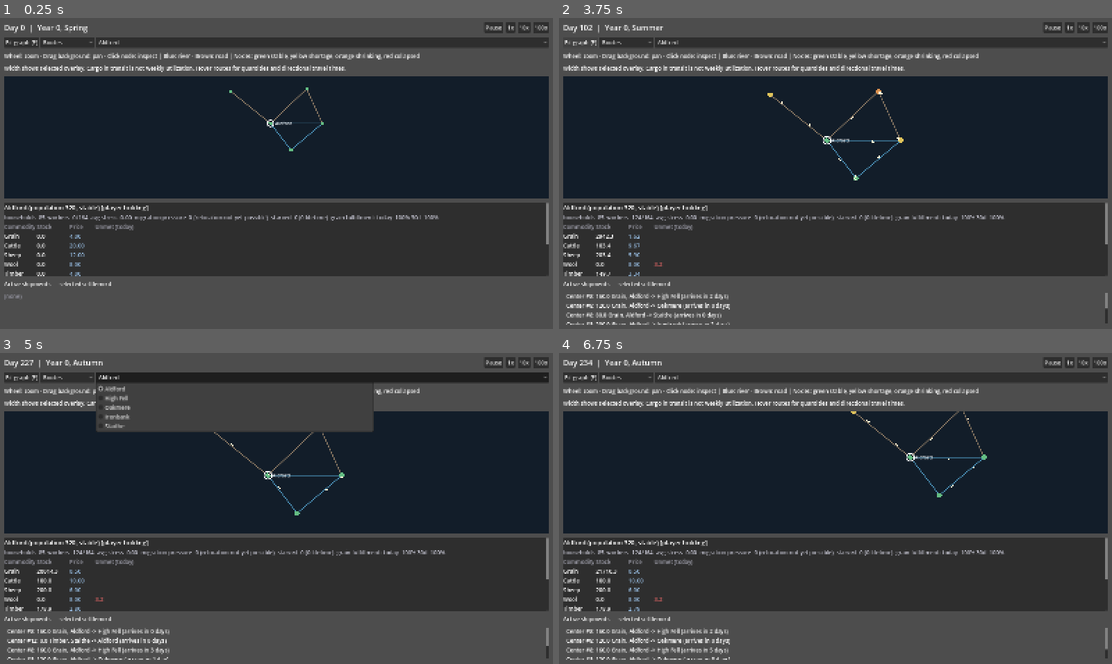
Above: before the commit, frames 1-4 (two rows, left to right).
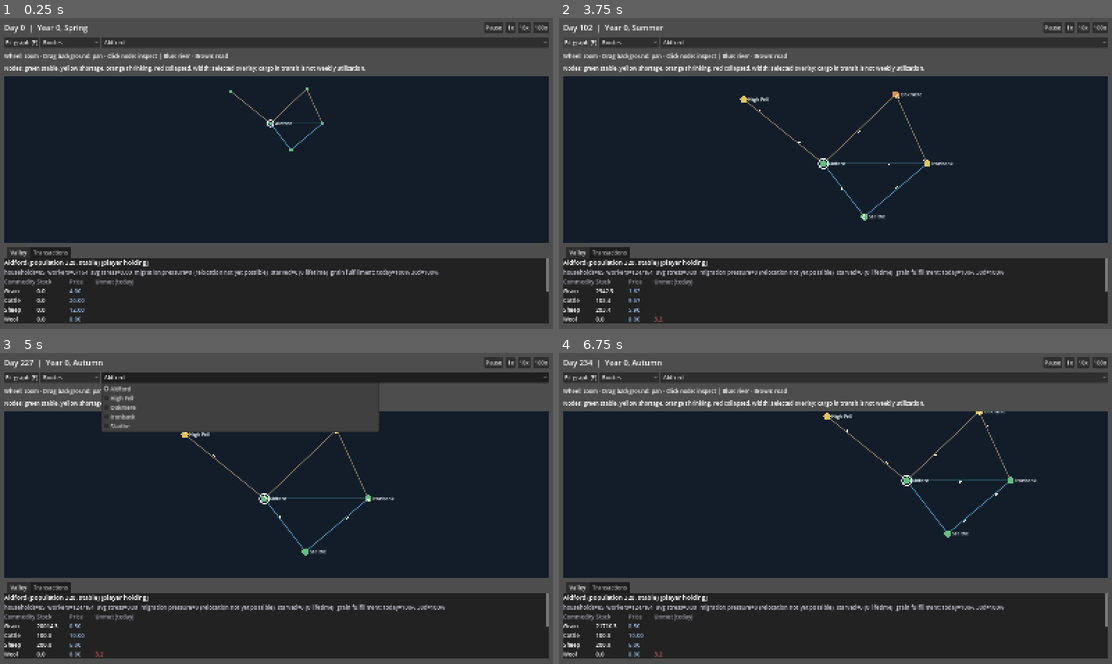
Above: after the commit, the same moments.

Repository: forsman5/sitka
Game: Godot game, scene res://scenes/sim/dashboard.tscn
The game is run twice, just before and just after one commit, with the same random seed, the same clock (stepped at 60 frames per second) and the same inputs. This scene is started directly instead of the project's main scene.
Inputs (mouse positions are in pixels of both pictures, inside the frame that each line leads up to):
- Up to frame 1 (0.25 s): no input
- Up to frame 2 (3.75 s): click "Routes" at 0.5 s; click "1x" at 1.25 s; click "10x" at 2 s; click "100x" at 2.75 s; click "Fit graph (F)" at 3.5 s
- Up to frame 3 (5 s): click "Aldford" at 4.25 s
- Up to frame 4 (6.75 s): click "Pause" at 5 s; drag from (835, 471) to (890, 440) at 5.77 s; tap Enter at 6.5 s; drag from (724, 524) to (807, 570) at 6.52 s

The runs differ from the first frame. In frame 1, 36% of the frame differs, in the area x 0-100%, y 6-99%; in frame 2, 37%; in frame 3, 36%; in frame 4, 37%.

Commit message:
Compact dashboard into bottom tabs and add commodity price map mode

Diff:
--- a/scripts/sim/dashboard.gd
+++ b/scripts/sim/dashboard.gd
@@ -28,6 +28,9 @@
 var _day_accumulator: float = 0.0
 var _game_over_shown := false
 
+var _bottom_tabs: TabContainer
+var _commodity_picker: OptionButton
+var _map_legend: Label
 var _time_label: Label
 var _game_over_label: Label
 var _route_map: RouteMap
@@ -123,12 +126,23 @@
 	fit.pressed.connect(func() -> void: _route_map.fit_graph())
 	map_tools.add_child(fit)
 	var overlay := OptionButton.new()
-	for title in ["Routes", "Weekly capacity", "Cargo in transit"]:
+	for title in ["Routes", "Weekly capacity", "Cargo in transit", "Commodity prices"]:
 		overlay.add_item(title)
 	overlay.item_selected.connect(func(index: int) -> void:
 		_route_map.overlay = index
+		_commodity_picker.visible = index == 3
+		_update_map_legend()
 		_route_map.queue_redraw())
 	map_tools.add_child(overlay)
+	_commodity_picker = OptionButton.new()
+	for c in Commodity.ALL:
+		_commodity_picker.add_item(Commodity.name_of(c), c)
+	_commodity_picker.visible = false
+	_commodity_picker.item_selected.connect(func(index: int) -> void:
+		_route_map.price_commodity = _commodity_picker.get_item_id(index)
+		_route_map.refresh_prices()
+		_update_map_legend())
+	map_tools.add_child(_commodity_picker)
 	_settlement_picker = OptionButton.new()
 	_settlement_picker.size_flags_horizontal = Control.SIZE_EXPAND_FILL
 	for sid in _simulation.get_settlement_ids():
@@ -137,13 +151,13 @@
 		_select_settlement(_settlement_picker.get_item_id(index)))
 	map_tools.add_child(_settlement_picker)
 	var help := Label.new()
-	help.text = "Wheel: zoom · Drag background: pan · Click node: inspect | Blue: river · Brown: road | Nodes: green stable, yellow shortage, orange shrinking, red collapsed"
+	help.text = "Wheel: zoom · Drag background: pan · Click node: inspect | Blue: river · Brown: road"
 	help.autowrap_mode = TextServer.AUTOWRAP_WORD_SMART
 	vbox.add_child(help)
-	var legend := Label.new()
-	legend.text = "Width shows selected overlay. Cargo in transit is not weekly utilization. Hover routes for quantities and directional travel times."
-	legend.autowrap_mode = TextServer.AUTOWRAP_WORD_SMART
-	vbox.add_child(legend)
+	_map_legend = Label.new()
+	_map_legend.text = "Width shows selected overlay. Cargo in transit is not weekly utilization. Hover routes for quantities and directional travel times."
+	_map_legend.autowrap_mode = TextServer.AUTOWRAP_WORD_SMART
+	vbox.add_child(_map_legend)
 
 	_route_map = RouteMap.new()
 	_route_map.simulation = _simulation
@@ -154,9 +168,13 @@
 	_route_map.size_flags_horizontal = Control.SIZE_EXPAND_FILL
 	vbox.add_child(_route_map)
 
+	_bottom_tabs = TabContainer.new()
+	_bottom_tabs.custom_minimum_size = Vector2(0, 220)
+	_bottom_tabs.size_flags_vertical = Control.SIZE_FILL
+	vbox.add_child(_bottom_tabs)
 	var scroll := ScrollContainer.new()
-	scroll.custom_minimum_size = Vector2(0, 210)
-	vbox.add_child(scroll)
+	scroll.name = "Valley"
+	_bottom_tabs.add_child(scroll)
 
 	_settlement_list = VBoxContainer.new()
 	_settlement_list.add_theme_constant_override("separation", 16)
@@ -167,14 +185,10 @@
 	_settlement_rows[_selected_id] = _build_settlement_panel(_settlement_list, _selected_id)
 	_route_map.selected_id = _selected_id
 
-	var shipments_header := Label.new()
-	shipments_header.text = "Active shipments — selected settlement"
-	shipments_header.add_theme_font_size_override("font_size", 16)
-	vbox.add_child(shipments_header)
-
 	var shipments_scroll := ScrollContainer.new()
-	shipments_scroll.custom_minimum_size = Vector2(0, 90)
-	vbox.add_child(shipments_scroll)
+	shipments_scroll.name = "Transactions"
+	_bottom_tabs.add_child(shipments_scroll)
+	shipments_scroll.tooltip_text = "Active shipments for the selected settlement"
 
 	_shipments_box = VBoxContainer.new()
 	_shipments_box.size_flags_horizontal = Control.SIZE_EXPAND_FILL
@@ -289,6 +303,7 @@
 
 	_refresh_shipments()
 	_route_map.refresh_snapshot()
+	_update_map_legend()
 
 func _refresh_workplace_rows(row: Dictionary, settlement_id: int) -> void:
 	var workplaces_box: VBoxContainer = row["workplaces_box"]
@@ -364,3 +379,9 @@
 	_settlement_rows.clear()
 	_settlement_rows[settlement_id] = _build_settlement_panel(_settlement_list, settlement_id)
 	_refresh()
+
+func _update_map_legend() -> void:
+	if _route_map.overlay == 3:
+		_map_legend.text = "%s prices · World mean %.2f (each settlement equally weighted) · Green: below mean · Neutral: mean · Red: above mean" % [Commodity.name_of(_route_map.price_commodity), _route_map.price_mean]
+	else:
+		_map_legend.text = "Nodes: green stable, yellow shortage, orange shrinking, red collapsed. Width: selected overlay; cargo in transit is not weekly utilization."
--- a/scripts/sim/harness/check_graph_view.gd
+++ b/scripts/sim/harness/check_graph_view.gd
@@ -60,10 +60,28 @@
 	middle.pressed = false
 	map._gui_input(middle)
 	map.fit_graph()
-	for mode in range(3):
+	for mode in range(4):
 		map.overlay = mode
 		map.queue_redraw()
 		await process_frame
+	check(dashboard._bottom_tabs.get_tab_count() == 2, "Bottom area must have two tabs")
+	for tab in range(2):
+		dashboard._bottom_tabs.current_tab = tab
+		await process_frame
+		check(dashboard._bottom_tabs.size.y <= 230, "Bottom tabs must remain compact")
+	for commodity in map.Commodity.ALL:
+		map.price_commodity = commodity
+		map.refresh_prices()
+		var total: float = 0.0
+		for sid in ids:
+			total += float(sim.get_settlement_prices(sid)[map.Commodity.name_of(commodity)])
+		check(is_equal_approx(map.price_mean, total / ids.size()), "Mean must include all nodes equally")
+		check(map._get_tooltip(map._screen(last_id)).contains("world mean"), "Price tooltip must show global comparison")
+	var mean_color: Color = map.price_color(2.0, 2.0)
+	var low_color: Color = map.price_color(1.0, 2.0)
+	var high_color: Color = map.price_color(3.0, 2.0)
+	check(low_color.g > low_color.r and high_color.r > high_color.g, "Price colors must be green below mean and red above")
+	check(mean_color == map.price_color(0.0, 0.0), "Equal and zero means must remain neutral")
 	check(before == JSON.stringify(sim.get_clock_summary()) + JSON.stringify(sim.get_settlement_summary(ids[0])), "View actions must not change economics or time")
 	sim.advance_ticks(7)
 	dashboard._refresh()
--- a/scripts/sim/route_map.gd
+++ b/scripts/sim/route_map.gd
@@ -18,7 +18,10 @@
 
 var simulation: Simulation
 var graph: Dictionary = {}
-var overlay: int = 0 # 0 routes, 1 weekly capacity, 2 cargo currently in transit
+var overlay: int = 0 # 0 routes, 1 weekly capacity, 2 cargo currently in transit, 3 commodity price
+var price_commodity: int = Commodity.Type.GRAIN
+var price_mean: float = 0.0
+var _prices: Dictionary = {}
 var selected_id: int = -1
 var tick_fraction: float = 0.0
 var _positions: Dictionary = {}
@@ -58,6 +61,7 @@
 	for shipment in _shipments:
 		var eid: int = shipment["edge_id"]
 		_traffic[eid] = float(_traffic.get(eid, 0.0)) + float(shipment["quantity"])
+	refresh_prices()
 	if _positions.is_empty():
 		_build_layout()
 	queue_redraw()
@@ -151,7 +155,12 @@
 	var sid: int = _hit_node(at_position)
 	if sid >= 0 and _summaries.has(sid):
 		var s: Dictionary = _summaries[sid]
-		return "%s\nPopulation %d | %s\n30-day food fulfillment %.0f%%\nClick to inspect" % [s["name"], s["population"], s["status"], s["grain_fulfillment_rolling_30d"] * 100]
+		var price_note := ""
+		if overlay == 3:
+			var price: float = _prices.get(sid, 0.0)
+			var deviation: float = (price / price_mean - 1.0) * 100.0 if price_mean > 0 else 0.0
+			price_note = "\n%s price %.2f | world mean %.2f | %+.1f%%" % [Commodity.name_of(price_commodity), price, price_mean, deviation]
+		return "%s\nPopulation %d | %s\n30-day food fulfillment %.0f%%\nClick to inspect" % [s["name"], s["population"], s["status"], s["grain_fulfillment_rolling_30d"] * 100] + price_note
 	for edge in _edges:
 		var a: Vector2 = _screen(edge["settlement_a_id"])
 		var b: Vector2 = _screen(edge["settlement_b_id"])
@@ -188,7 +197,8 @@
 		var radius: float = clampf(13 * _zoom, 5, 15)
 		if sid == selected_id:
 			draw_circle(pos, radius + 4, Color("ffffff"), false, 2, true)
-		draw_circle(pos, radius, STATUS_COLORS.get(summary["status"], Color.GRAY))
+		var node_color: Color = price_color(float(_prices.get(sid, price_mean)), price_mean) if overlay == 3 else STATUS_COLORS.get(summary["status"], Color.GRAY)
+		draw_circle(pos, radius, node_color)
 		if _zoom >= 0.55 or sid == selected_id:
 			var label: String = summary["name"] if graph.is_empty() else "#%d" % sid
 			draw_string(font, pos + Vector2(12, 5), label, HORIZONTAL_ALIGNMENT_LEFT, -1, 14, Color("edf3f8"))
@@ -203,3 +213,25 @@
 		# Offset opposing traffic so both directions remain distinguishable.
 		pos += normal * 4
 		draw_colored_polygon(PackedVector2Array([pos + direction * 6, pos - direction * 4 + normal * 3, pos - direction * 4 - normal * 3]), Color("fff5d6"))
+
+func refresh_prices() -> void:
+	_prices.clear()
+	price_mean = 0.0
+	if simulation == null:
+		return
+	var name: String = Commodity.name_of(price_commodity)
+	for sid in simulation.get_settlement_ids():
+		var price: float = simulation.get_settlement_prices(sid)[name]
+		_prices[sid] = price
+		price_mean += price
+	if not _prices.is_empty():
+		price_mean /= _prices.size()
+	queue_redraw()
+
+static func price_color(price: float, mean_price: float) -> Color:
+	var neutral := Color("d7dce0")
+	if mean_price <= 0.0:
+		return neutral
+	var relative: float = price / mean_price - 1.0
+	# Fixed symmetric scale: full saturation at +/-100% of world mean.
+	return neutral.lerp(Color("dd5555") if relative > 0 else Color("43ba78"), clampf(absf(relative), 0.0, 1.0))
Not shown, changed: docs/multivalley-scale-probe.md
